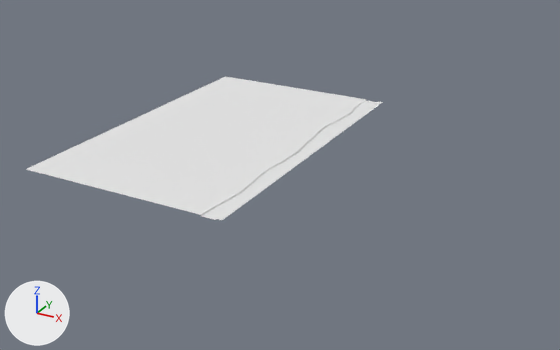
The OBJ model Assets/Prefabs/Roads/straight2.obj, before and after one commit.
Rendered twice from a camera (50 mm lens) standing at (164.0, -297.0, 132.0) and looking at (5.0, -8.0, -12.0). The lights are fixed; the arrows at lower left show +X, +Y and +Z. Where no turn or scale is listed for an object, it has been applied to the vertices.

The older version as bpy lines, for what is in view:
```python
me_plane_013_plane_014 = bpy.data.meshes.new('Plane.013_Plane.014')
me_plane_013_plane_014.from_pydata(...)  # 378 vertices, 332 faces; spans x -80.0..20.0, y -80.0..80.0, z -1.0..0.0
me_plane_013_plane_014.materials.append(mat_none)  # white #e7e7e7
ob_plane_013_plane_014 = bpy.data.objects.new('Plane.013_Plane.014', me_plane_013_plane_014)
ob_plane_013_plane_014.location = (0.0, 0.0, 0.0)
```
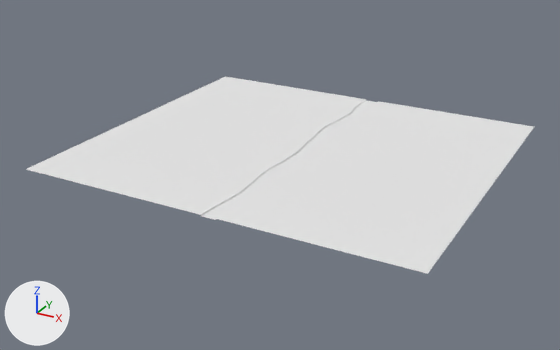
The change in detail:
me_plane_013_plane_014 has 378 vertices, 332 faces and spans x -80.0..20.0, y -80.0..80.0, z -1.0..0.0.
me_plane_013_plane_014 is used by ob_plane_013_plane_014; location (0.0, 0.0, 0.0).
me_plane_013_plane_014 part 1: all 37 vertices in x 20.0, y -80.0..80.0, z 0.0 are moved by (80.0, 0.0, 0.0).

Where the change shows, as pixel boxes (x1, y1, x2, y2) in the pictures (560 x 350 px; the box of a moved part takes in the faces that stretch with it):
'Plane.013_Plane.014', reshaped (43% wider, 37% taller)
    before: (26, 76, 382, 220)
    after: (26, 76, 534, 274)
part 1 of me_plane_013_plane_014, moved or reshaped
    before: (219, 102, 382, 220)
    after: (219, 102, 534, 274)
